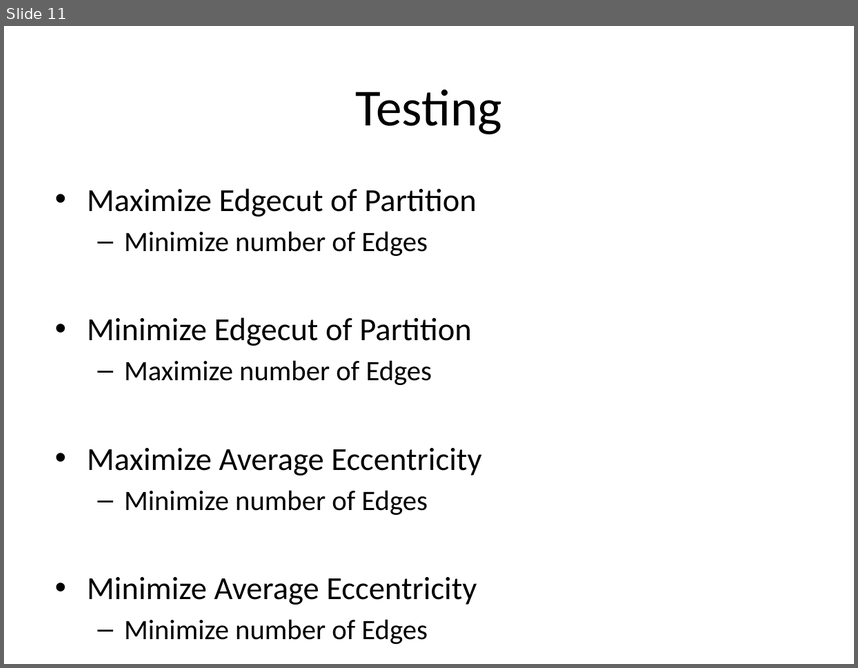
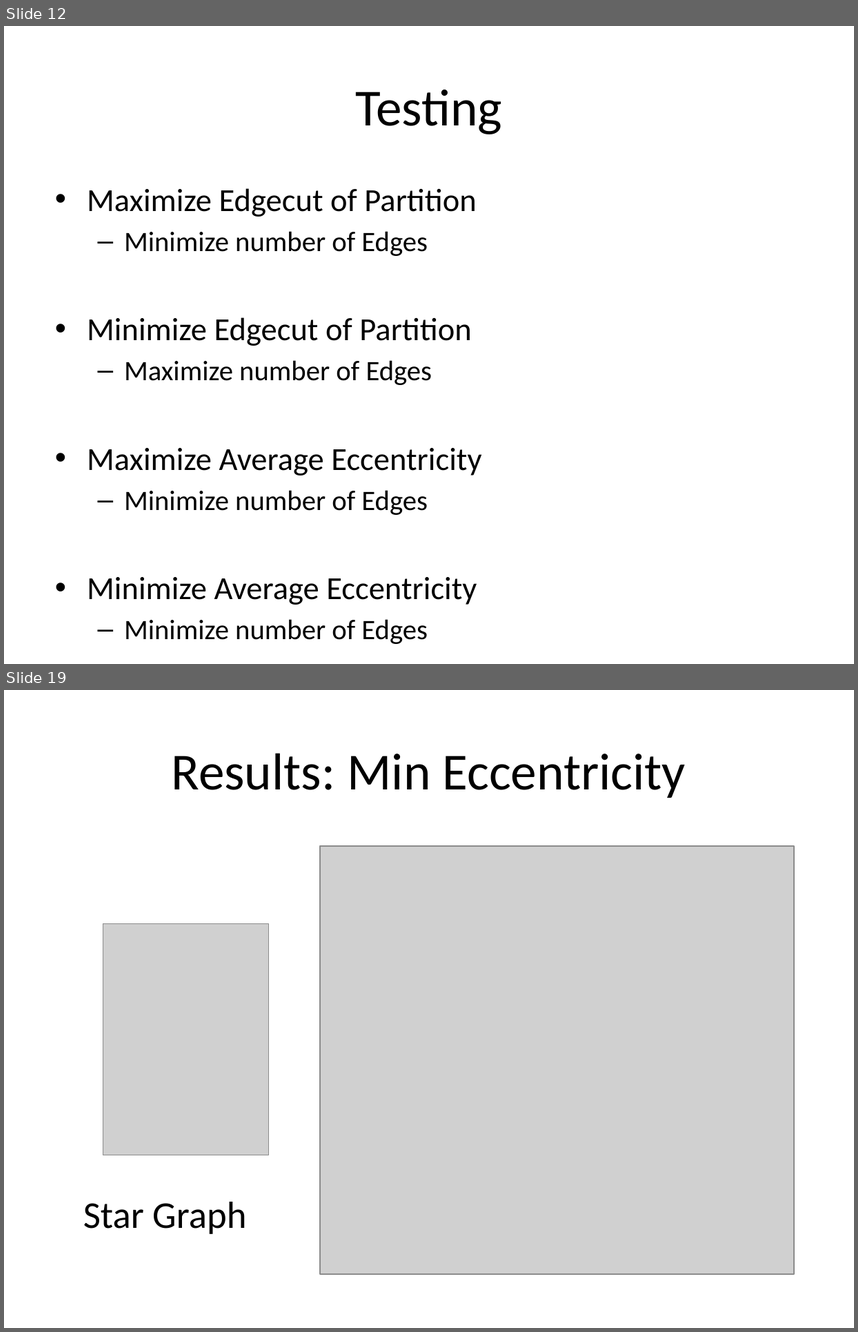
Before and after one commit to mam446/GraphEvo, a slide deck: documents/Matt Presentation.pptx. Shown one above the other, each under a label of ours: slide 11 before the commit, slides 12 and 19 after it; the slides between them are not shown. The pictures are 858x668 and 858x1332 pixels, drawn with LibreOffice and Linux fonts; fonts in the diff are those of the drawing; grey boxes stand for pictures. Boxes give left, top, right and bottom in pixels: in the first picture for what was removed or moved away, otherwise in the second. Text is boxed around its words. In the diff, an @@ line names an element or a change of style, - is before the commit and + after.

```diff
--- a/documents/Matt Presentation.pptx
+++ b/documents/Matt Presentation.pptx
@@ slide 19 added at <box>4,690,854,1328</box>, background #FFFFFF @@
@@ title added at <box>172,753,686,798</box>, 44 pt, text #000000 @@
+Results: Min Eccentricity
@@ picture added at <box>320,845,795,1273</box> @@
@@ picture added at <box>103,924,269,1155</box> @@
@@ text added at <box>83,1201,246,1234</box>, 32 pt, text #000000 @@
+Star Graph
@@ what was slide 11 is now slide 12 @@
```
Also in this commit, not shown: 11 other slides added.
